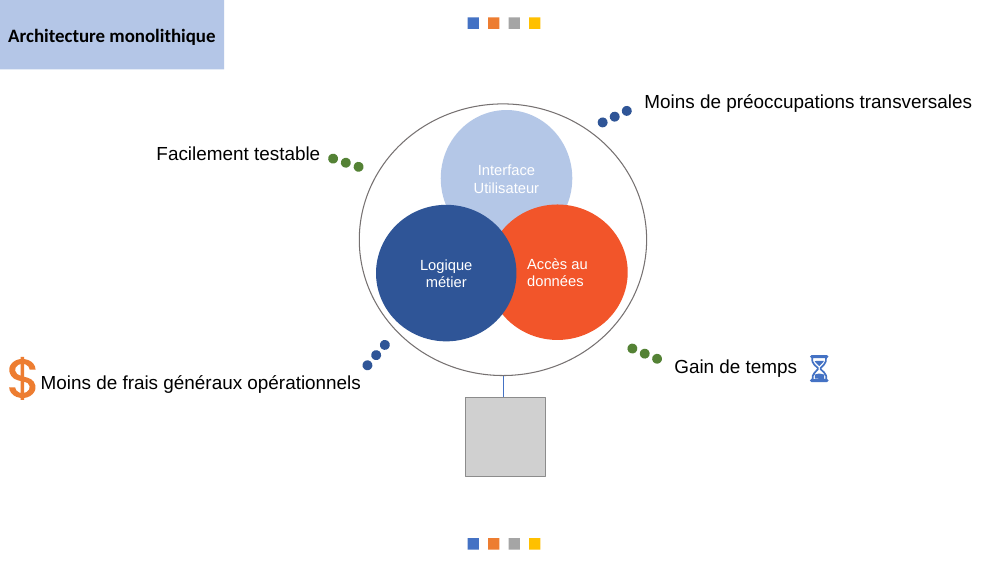
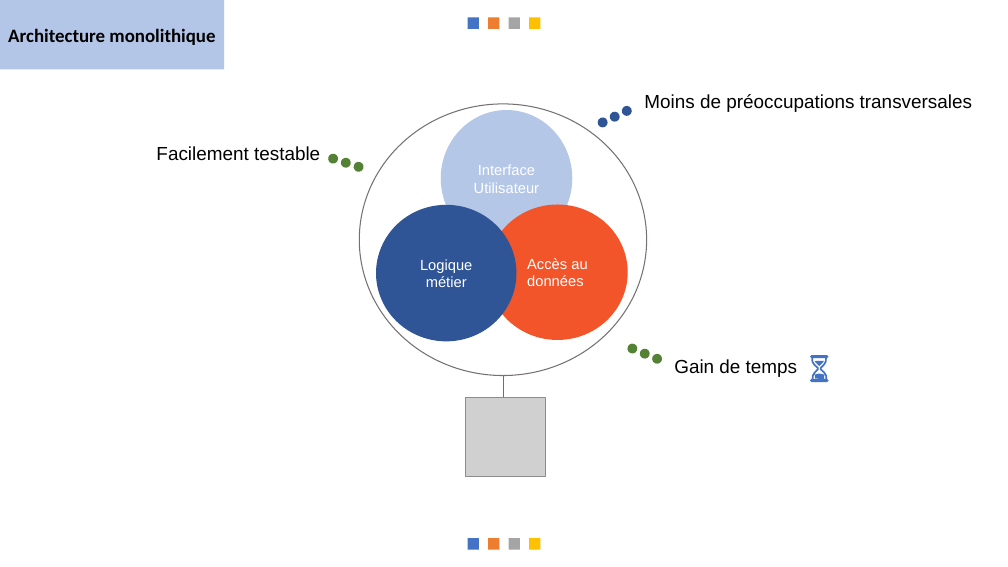
Before and after one commit to messaoudibrahim/Memoire, a slide deck: slide 8 of DIAPO/Présentation.pptx. Drawn at 1008x567 pixels with LibreOffice and Linux fonts; fonts in the diff are those of the drawing; grey boxes stand for pictures. Boxes give left, top, right and bottom in pixels: in the first picture for what was removed or moved away, otherwise in the second. Text is boxed around its words. In the diff, an @@ line names an element or a change of style, - is before the commit and + after.

```diff
--- a/DIAPO/Présentation.pptx
+++ b/DIAPO/Présentation.pptx
@@ freeform shape removed at [9,357,36,400] @@
@@ ellipse removed at [361,359,375,373] @@
@@ ellipse removed at [369,348,383,362] @@
@@ ellipse removed at [378,338,392,352] @@
@@ text removed at [41,375,360,393] @@
-Moins de frais généraux opérationnels
```
Also in this commit, not shown: 7 other slides changed, 1 other file.
